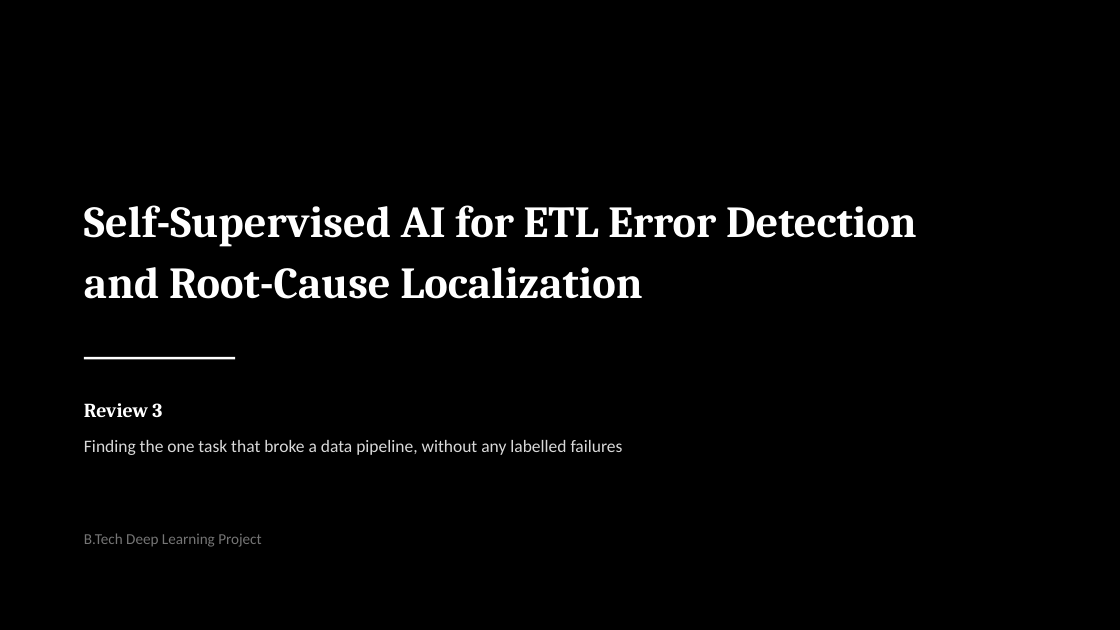
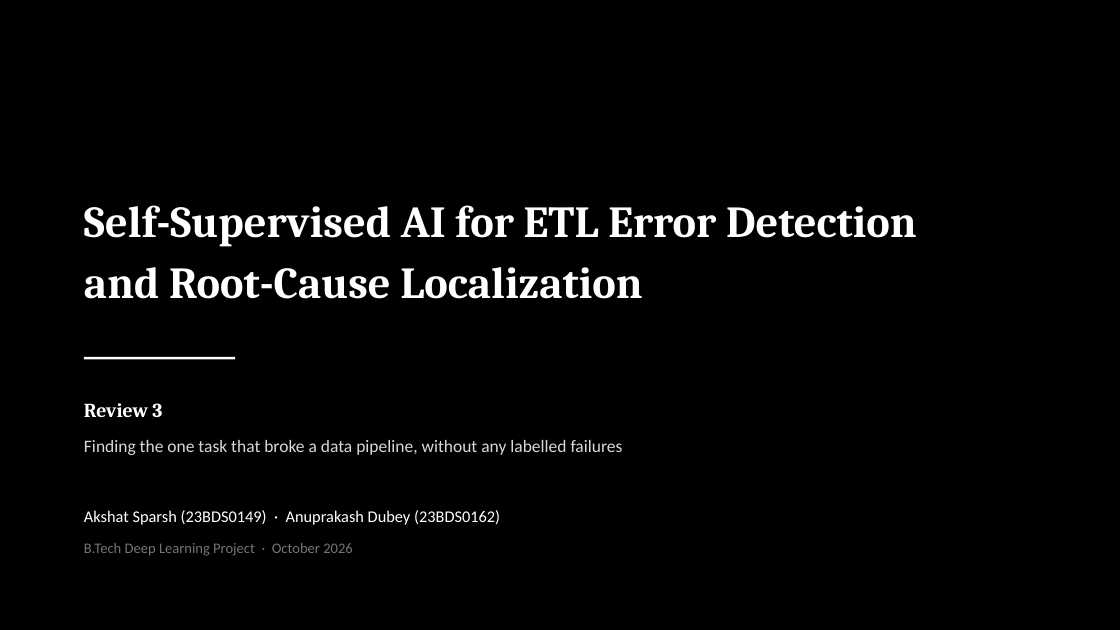
Before and after one commit to AKSHATSPAR/ssl-etl-error-detection, a slide deck: slide 1 of artifacts/slides/ETL_Review3_BW.pptx. Drawn at 1120x630 pixels with LibreOffice and Linux fonts; fonts in the diff are those of the drawing. Boxes give left, top, right and bottom in pixels: in the first picture for what was removed or moved away, otherwise in the second. Text is boxed around its words. In the diff, an @@ line names an element or a change of style, - is before the commit and + after.

Commit message:
Both authors and the correct date on every artifact
Akshat Sparsh (23BDS0149) and Anuprakash Dubey (23BDS0162), October 2026. The
covers of the report, the literature review and both decks carried a single
first name and a date two months stale.

The speaking script's partner was written as a placeholder X throughout, since
the name was not known when it was drafted. All fifteen occurrences are now
Anuprakash, and the two lines that read awkwardly once a real name was in them
have been rewritten rather than left as a mechanical substitution.

Adding the byline to the markdown shifted the title block from four lines to
eight, so the build scripts that strip it had to move with it. Without that the
names would have appeared twice, once on the title page from the metadata and
once at the top of the body. Verified by counting occurrences in the packed XML:
exactly one each.

```diff
--- a/artifacts/slides/ETL_Review3_BW.pptx
+++ b/artifacts/slides/ETL_Review3_BW.pptx
@@ text at box(84, 510, 500, 556): text changed; size 13 to 14 pt; text colour #757575 to #FFFFFF @@
-B.Tech Deep Learning Project
+Akshat Sparsh (23BDS0149) · Anuprakash Dubey (23BDS0162)
+B.Tech Deep Learning Project · October 2026
```
Also in this commit, not shown: 13 other files.
